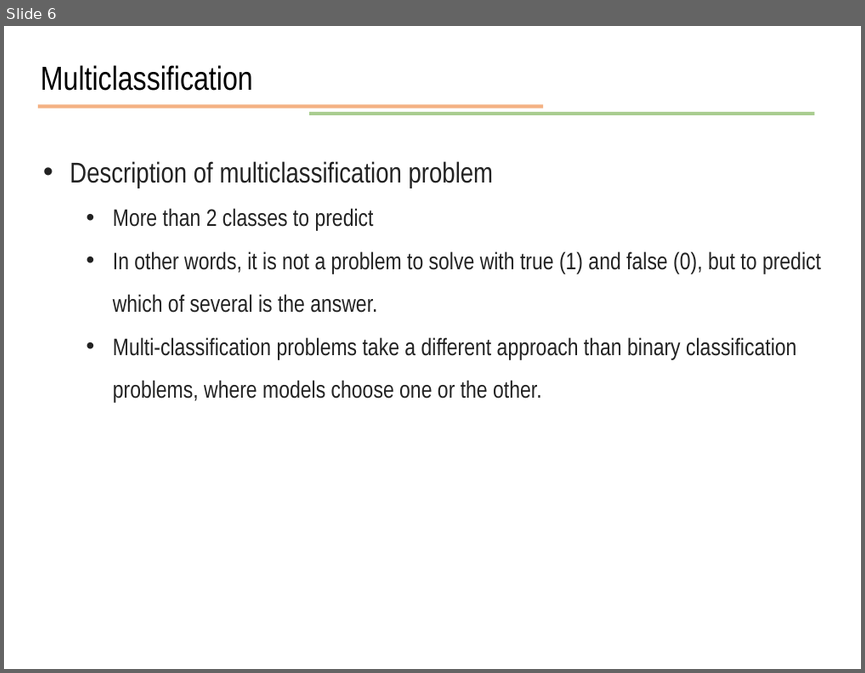
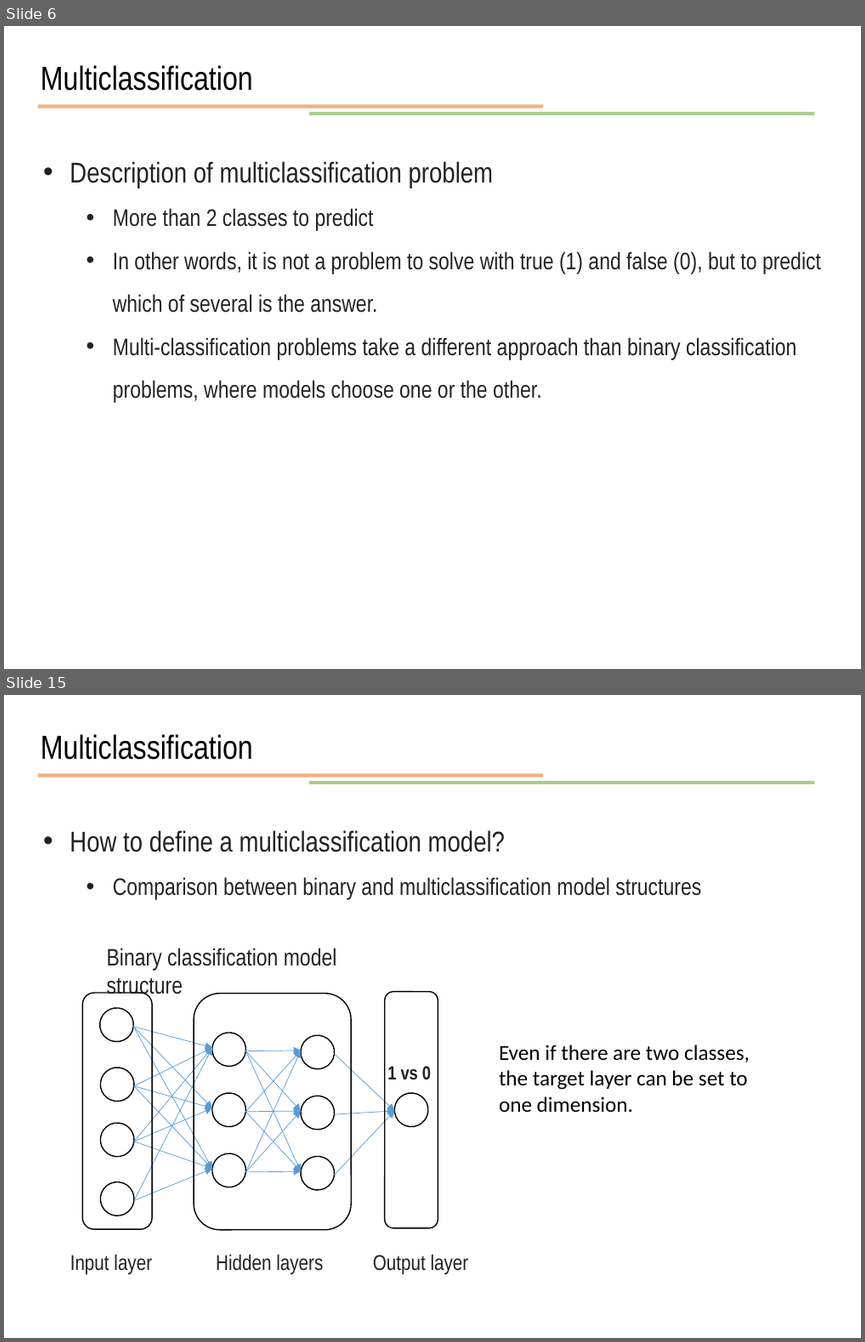
Before and after one commit to JunetaeKim/DeepLearningClass, a slide deck: Week10/week10 Introduction to tensorflow.pptx. Shown one above the other, each under a label of ours: slide 6 before the commit, slides 6 and 15 after it; the slides between them are not shown. The pictures are 865x673 and 865x1342 pixels, drawn with LibreOffice and Linux fonts; fonts in the diff are those of the drawing. Boxes give left, top, right and bottom in pixels: in the first picture for what was removed or moved away, otherwise in the second. Text is boxed around its words. In the diff, an @@ line names an element or a change of style, - is before the commit and + after.

```diff
--- a/Week10/week10 Introduction to tensorflow.pptx
+++ b/Week10/week10 Introduction to tensorflow.pptx
@@ slide 15 added at (4,695,861,1338), background #FFFFFF @@
@@ text added at (41,734,253,760), 28 pt, text #000000 @@
+Multiclassification
@@ line added from (38, 776) to (543, 776), #ED7D31 3 pt @@
@@ line added from (309, 783) to (815, 783), #70AD47 3 pt @@
@@ text added at (69,830,701,900), 20 pt, text #222222 @@
+• How to define a multiclassification model?
+  • Comparison between binary and multiclassification model structures
@@ text added at (107,947,337,998), 20 pt, text #222222 @@
+Binary classification model structure
@@ rounded rectangle added at (83,993,152,1229), outline #000000 1 pt @@
@@ rounded rectangle added at (194,993,351,1230), outline #000000 1 pt @@
@@ rounded rectangle added at (385,992,438,1228), outline #000000 1 pt @@
@@ text added at (499,1044,749,1112), 18 pt, text #000000 @@
+Even if there are two classes, the target layer can be set to one dimension.
@@ text added at (387,1066,431,1080), 16 pt, text #222222, bold @@
+1 vs 0
@@ group added at (98,1006,430,1217): 23 arrows, 11 ellipses @@
@@ text added at (70,1253,152,1275), 18 pt, text #222222 @@
+Input layer
@@ text added at (216,1253,323,1275), 18 pt, text #222222 @@
+Hidden layers
@@ text added at (373,1253,469,1275), 18 pt, text #222222 @@
+Output layer
```
Also in this commit, not shown: 1 slide changed, 16 other slides added, 3 other files.
